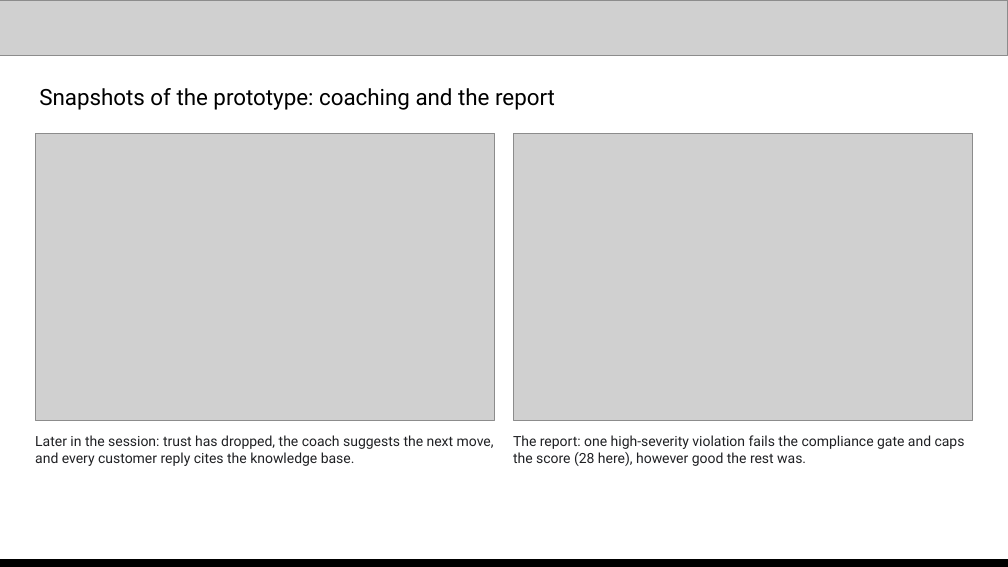
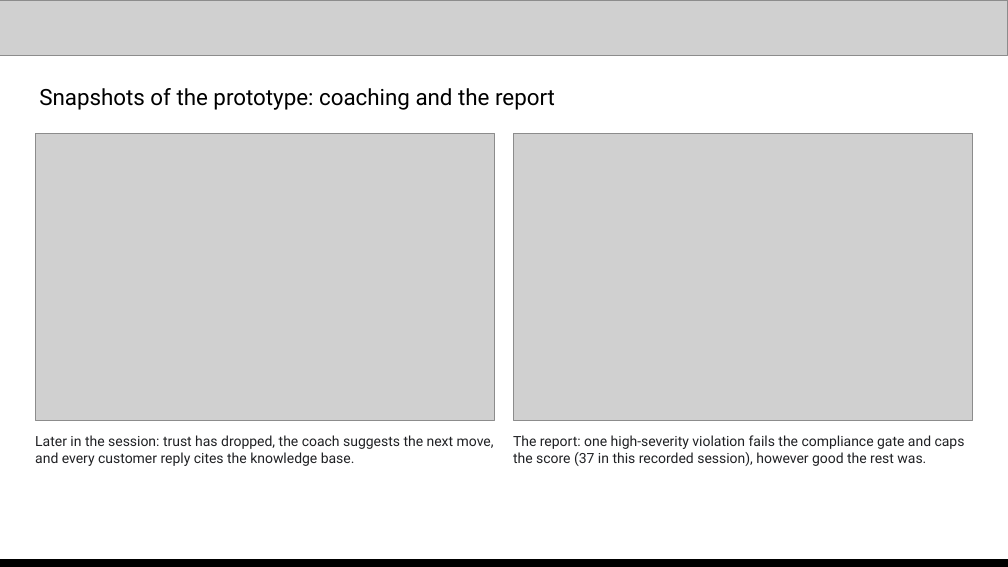
Before and after one commit to jease0502/SkillCoach-AIBC, a slide deck: slide 11 of media/SkillCoach_Submission.pptx. Drawn at 1008x567 pixels with LibreOffice and Linux fonts; fonts in the diff are those of the drawing; grey boxes stand for pictures. Boxes give left, top, right and bottom in pixels: in the first picture for what was removed or moved away, otherwise in the second. Text is boxed around its words. In the diff, an @@ line names an element or a change of style, - is before the commit and + after.

```diff
--- a/media/SkillCoach_Submission.pptx
+++ b/media/SkillCoach_Submission.pptx
@@ text at box(513, 435, 965, 466): text changed @@
-The report: one high-severity violation fails the compliance gate and caps the score (28 here), however good the rest was.
+The report: one high-severity violation fails the compliance gate and caps the score (37 in this recorded session), however good the rest was.
```
Also in this commit, not shown: 6 other slides changed, 4 other files.
